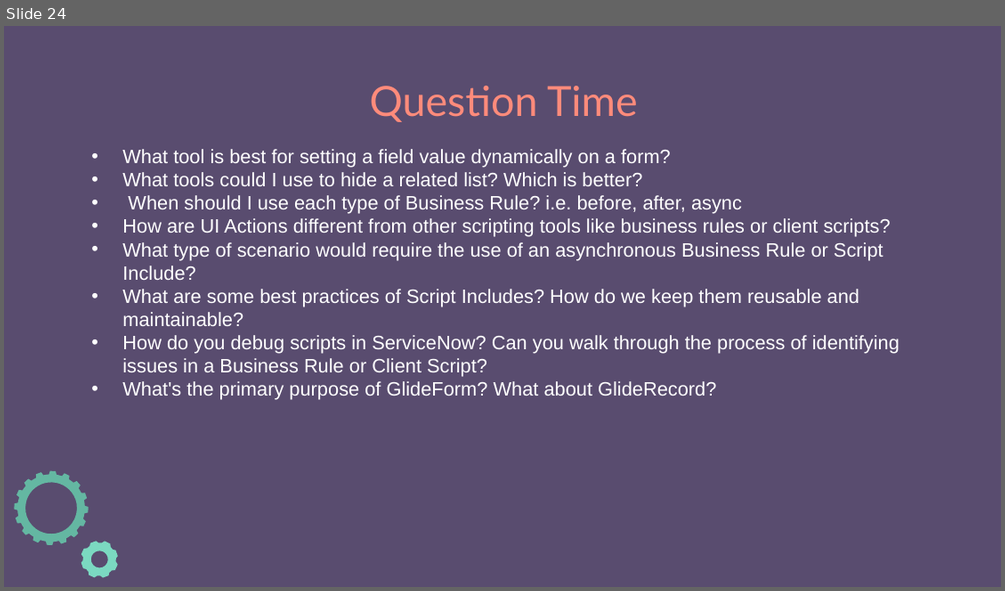
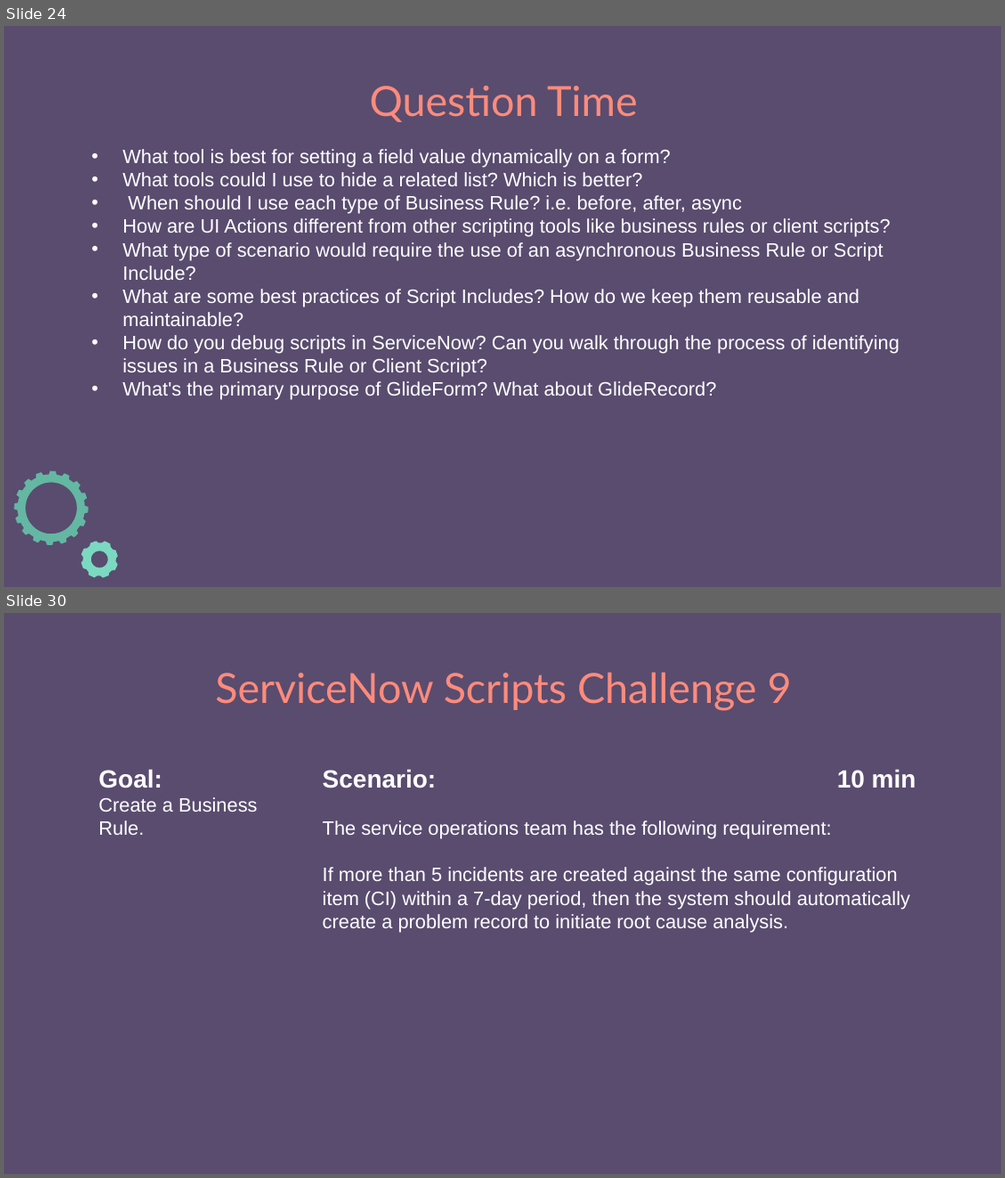
Before and after one commit to e-m-wilson/SNOW, a slide deck: Week_5/SNOW_Scripting.pptx. Shown one above the other, each under a label of ours: slide 24 before the commit, slides 24 and 30 after it; the slides between them are not shown. The pictures are 1005x591 and 1005x1178 pixels, drawn with LibreOffice and Linux fonts; fonts in the diff are those of the drawing. Boxes give left, top, right and bottom in pixels: in the first picture for what was removed or moved away, otherwise in the second. Text is boxed around its words. In the diff, an @@ line names an element or a change of style, - is before the commit and + after.

```diff
--- a/Week_5/SNOW_Scripting.pptx
+++ b/Week_5/SNOW_Scripting.pptx
@@ slide 30 added at (x1=4, y1=613, x2=1001, y2=1174), background #594C6F @@
@@ title added at (x1=215, y1=672, x2=792, y2=711), 30 pt, text #FF8B7B @@
+ServiceNow Scripts Challenge 9
@@ text added at (x1=98, y1=769, x2=257, y2=835), 14 pt, text #FFFFFF @@
+Goal:
+Create a Business Rule.
@@ text added at (x1=323, y1=769, x2=910, y2=933), 14 pt, text #FFFFFF @@
+Scenario: 10 min
+The service operations team has the following requirement:
+If more than 5 incidents are created against the same configuration item (CI) within a 7-day period, then the system should automatically create a problem record to initiate root cause analysis.
```
Also in this commit, not shown: 2 slides changed, 5 other slides added, 4 other files.
